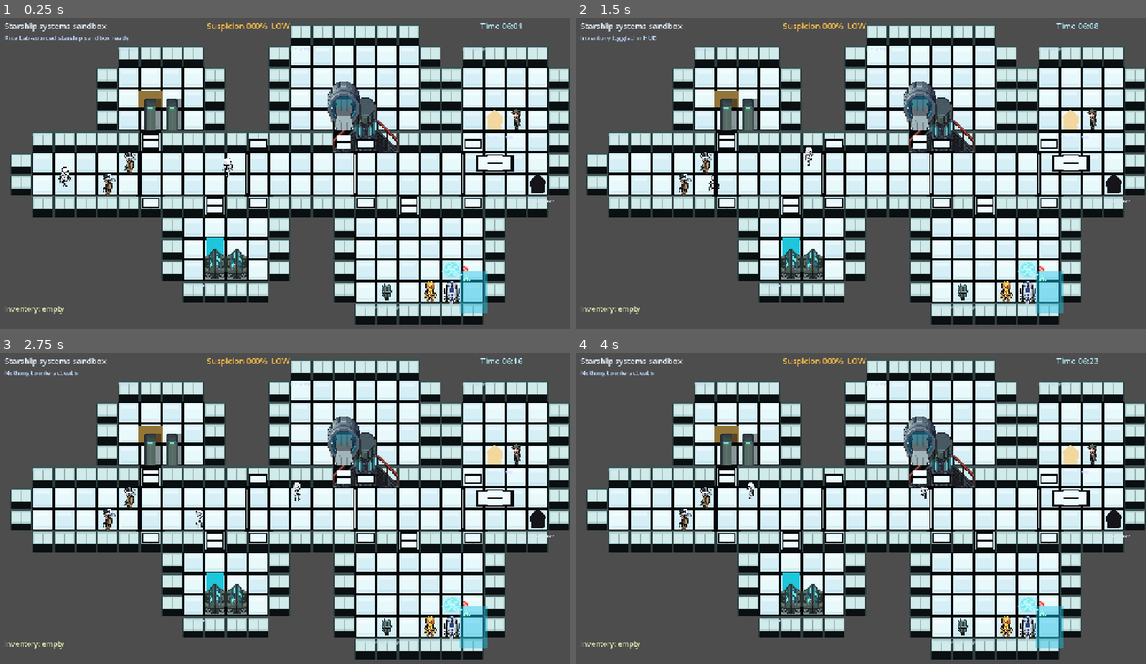
Above: before the commit, frames 1-4 (two rows, left to right).
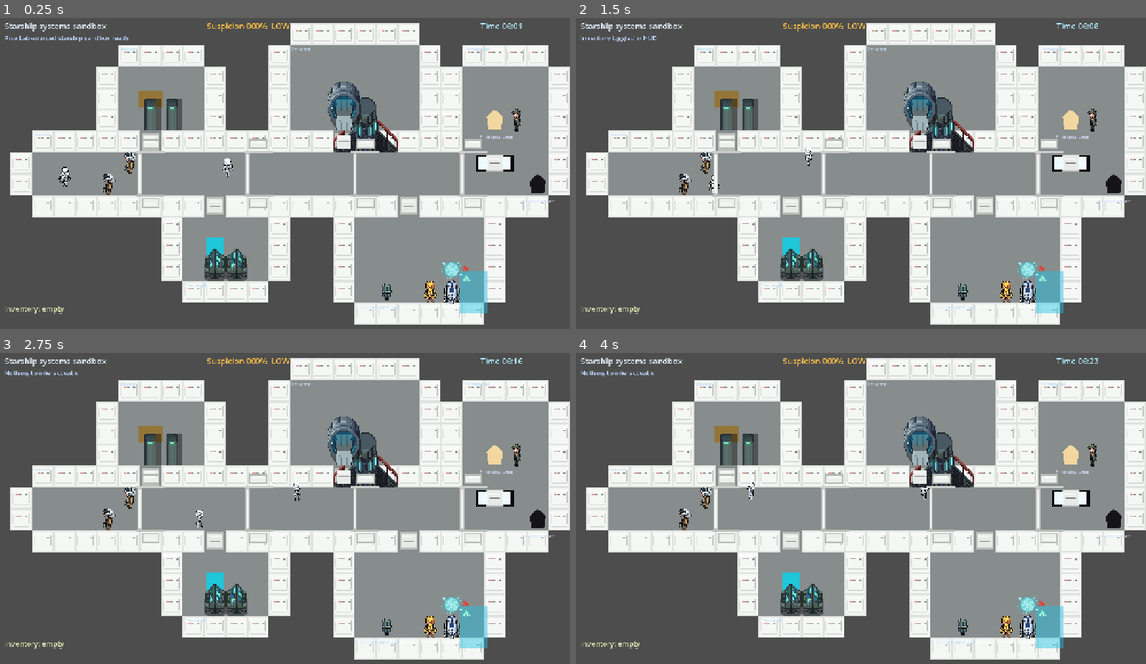
Above: after the commit, the same moments.

Repository: adamwclarke79/GalacticX
Game: Godot game, scene res://scenes/Main.tscn
The game is run twice, just before and just after one commit, with the same random seed, the same clock (stepped at 60 frames per second) and the same inputs.
Inputs:
- Up to frame 1 (0.25 s): no input
- Up to frame 2 (1.5 s): hold D (move_right) 0.53-1.28 s; hold E (interact) 0.53-1.28 s; hold S (move_down) from 1.28 s (still down); tap Tab at 1.35 s
- Up to frame 3 (2.75 s): release S (move_down) at 2.03 s; hold D (move_right) from 2.03 s (still down); hold E (interact) from 2.03 s (still down)
- Up to frame 4 (4 s): tap Enter at 2.75 s; release D (move_right) at 2.78 s; release E (interact) at 2.78 s; hold W (move_up) 2.78-3.53 s; tap Tab at 2.85 s; hold A (move_left) from 3.53 s (still down); hold E (interact) from 3.53 s (still down)

The runs differ from the first frame. In frame 1, 58% of the frame differs, in the area x 1-100%, y 1-99%; in frame 2, 58%; in frame 3, 58%; in frame 4, 58%.

Commit message:
Restyle starship corridor

Diff:
--- a/scripts/world/boarded_starship_sector.gd
+++ b/scripts/world/boarded_starship_sector.gd
@@ -91,11 +91,11 @@
 
 
 func _create_placeholder_starship_map() -> void:
-	_add_floor(Rect2(Vector2(40, 96), Vector2(1200, 520)), Color(0.10, 0.12, 0.16))
-	_add_floor(Rect2(Vector2(80, 140), Vector2(1120, 432)), Color(0.15, 0.17, 0.22))
-	_add_floor(Rect2(Vector2(90, 310), Vector2(1080, 96)), Color(0.20, 0.22, 0.28))
-	_add_floor(Rect2(Vector2(760, 166), Vector2(210, 130)), Color(0.13, 0.16, 0.21))
-	_add_floor(Rect2(Vector2(760, 420), Vector2(210, 120)), Color(0.13, 0.16, 0.21))
+	_add_floor(Rect2(Vector2(40, 96), Vector2(1200, 520)), Color(0.86, 0.87, 0.86))
+	_add_floor(Rect2(Vector2(80, 140), Vector2(1120, 432)), Color(0.94, 0.95, 0.94))
+	_add_floor(Rect2(Vector2(90, 310), Vector2(1080, 96)), Color(0.53, 0.55, 0.55))
+	_add_floor(Rect2(Vector2(760, 166), Vector2(210, 130)), Color(0.90, 0.91, 0.90))
+	_add_floor(Rect2(Vector2(760, 420), Vector2(210, 120)), Color(0.90, 0.91, 0.90))
 	_add_tileset_reference_tiles()
 
 	_add_wall(Rect2(Vector2(40, 96), Vector2(1200, 28)))
@@ -109,14 +109,14 @@
 	_add_wall(Rect2(Vector2(982, 124), Vector2(28, 190)))
 	_add_wall(Rect2(Vector2(982, 410), Vector2(28, 178)))
 
-	_add_floor(Rect2(Vector2(68, 315), Vector2(70, 86)), Color(0.40, 0.17, 0.12))
+	_add_floor(Rect2(Vector2(68, 315), Vector2(70, 86)), Color(0.72, 0.74, 0.73))
 	_add_label("Breach", Vector2(78, 284), Color(1.0, 0.52, 0.34))
 	_add_label("Droid escape bay", Vector2(1010, 528), Color(0.55, 0.90, 1.0))
 	_add_label("Leia marker", Vector2(790, 142), Color(0.95, 0.86, 0.55))
 	_add_label("Vader marker", Vector2(1035, 144), Color(0.92, 0.24, 0.22))
 
 	for cover_position in [Vector2(435, 318), Vector2(525, 392), Vector2(828, 312), Vector2(900, 392)]:
-		_add_prop(cover_position, Vector2(48, 30), Color(0.24, 0.27, 0.32))
+		_add_prop(cover_position, Vector2(48, 30), Color(0.74, 0.76, 0.75))
 
 
 func _create_interactables() -> void:
@@ -258,7 +258,7 @@
 	body.add_child(collision)
 
 	var visual := Polygon2D.new()
-	visual.color = Color(0.28, 0.30, 0.36)
+	visual.color = Color(0.94, 0.95, 0.94)
 	visual.z_index = 8
 	visual.polygon = PackedVector2Array([
 		Vector2(-rect.size.x * 0.5, -rect.size.y * 0.5),
--- a/scripts/world/starship_layout_builder.gd
+++ b/scripts/world/starship_layout_builder.gd
@@ -202,23 +202,20 @@
 
 func _add_corridor_floor_tile(layer: Node, cell: Vector2i) -> void:
 	var tile_position: Vector2 = grid_to_world(cell)
-	var inner_color: Color = Color(0.91, 0.98, 0.99) if (cell.x + cell.y) % 2 == 0 else Color(0.84, 0.94, 0.97)
-	_add_rect_visual(layer, tile_position, Vector2(grid_size, grid_size), Color(0.03, 0.04, 0.045), -13)
-	_add_rect_visual(layer, tile_position + Vector2(3.0, 3.0), Vector2(grid_size - 6.0, grid_size - 6.0), inner_color, -12)
-	_add_rect_visual(layer, tile_position + Vector2(7.0, 7.0), Vector2(grid_size - 16.0, 8.0), Color(1.0, 1.0, 1.0, 0.42), -11)
-	_add_rect_visual(layer, tile_position + Vector2(6.0, grid_size - 10.0), Vector2(grid_size - 12.0, 4.0), Color(0.61, 0.79, 0.84, 0.28), -11)
+	_add_rect_visual(layer, tile_position, Vector2(grid_size, grid_size), Color(0.53, 0.55, 0.55), -12)
 
 
 func _add_corridor_wall_panel(layer: Node, cell: Vector2i) -> void:
 	var tile_position: Vector2 = grid_to_world(cell)
-	_add_rect_visual(layer, tile_position, Vector2(grid_size, grid_size), Color(0.11, 0.16, 0.16), -5)
-	_add_rect_visual(layer, tile_position + Vector2(0.0, 4.0), Vector2(grid_size, 28.0), Color(0.70, 0.82, 0.82), -4)
-	_add_rect_visual(layer, tile_position + Vector2(4.0, 7.0), Vector2(grid_size - 8.0, 22.0), Color(0.82, 0.92, 0.92), -3)
-	_add_rect_visual(layer, tile_position + Vector2(0.0, 32.0), Vector2(grid_size, 16.0), Color(0.04, 0.06, 0.07), -2)
-	_add_rect_visual(layer, tile_position + Vector2(0.0, 0.0), Vector2(grid_size, 4.0), Color(0.25, 0.32, 0.32), -1)
-	_add_rect_visual(layer, tile_position + Vector2(0.0, 4.0), Vector2(2.0, 44.0), Color(0.18, 0.24, 0.24), -1)
-	_add_rect_visual(layer, tile_position + Vector2(grid_size - 2.0, 4.0), Vector2(2.0, 44.0), Color(0.18, 0.24, 0.24), -1)
-	_add_rect_visual(layer, tile_position + Vector2(grid_size * 0.5 - 1.0, 7.0), Vector2(2.0, 25.0), Color(0.46, 0.56, 0.56, 0.65), -1)
+	_add_rect_visual(layer, tile_position, Vector2(grid_size, grid_size), Color(0.88, 0.89, 0.88), -5)
+	_add_rect_visual(layer, tile_position + Vector2(2.0, 2.0), Vector2(grid_size - 4.0, grid_size - 4.0), Color(0.96, 0.97, 0.96), -4)
+	_add_rect_visual(layer, tile_position + Vector2(6.0, 7.0), Vector2(grid_size - 12.0, 3.0), Color(1.0, 1.0, 1.0, 0.50), -3)
+	_add_rect_visual(layer, tile_position + Vector2(6.0, grid_size - 10.0), Vector2(grid_size - 12.0, 2.0), Color(0.62, 0.64, 0.64, 0.35), -3)
+	_add_rect_visual(layer, tile_position + Vector2(4.0, 14.0), Vector2(2.0, 20.0), Color(0.58, 0.60, 0.60, 0.25), -2)
+	_add_rect_visual(layer, tile_position + Vector2(grid_size - 8.0, 10.0), Vector2(2.0, 24.0), Color(0.38, 0.40, 0.40, 0.35), -2)
+	_add_rect_visual(layer, tile_position + Vector2(grid_size - 15.0, 15.0), Vector2(5.0, 3.0), Color(0.12, 0.13, 0.13, 0.50), -1)
+	_add_rect_visual(layer, tile_position + Vector2(11.0, 15.0), Vector2(7.0, 2.0), Color(0.74, 0.10, 0.10, 0.45), -1)
+	_add_rect_visual(layer, tile_position + Vector2(19.0, 15.0), Vector2(6.0, 2.0), Color(0.12, 0.13, 0.13, 0.45), -1)
 
 
 func _add_open_bulkhead(layer: Node, top_cell: Vector2i, corridor_height: int) -> void:
@@ -227,11 +224,11 @@
 	var top_wall_position: Vector2 = grid_to_world(Vector2i(top_cell.x, top_cell.y - 1))
 	var bottom_wall_position: Vector2 = grid_to_world(Vector2i(top_cell.x, top_cell.y + corridor_height))
 
-	_add_rect_visual(layer, portal_top_left + Vector2(-4.0, 0.0), Vector2(8.0, portal_height), Color(0.02, 0.025, 0.03), 3)
-	_add_rect_visual(layer, portal_top_left + Vector2(-1.0, 4.0), Vector2(2.0, portal_height - 8.0), Color(0.96, 1.0, 1.0), 4)
-	_add_rect_visual(layer, portal_top_left + Vector2(3.0, 0.0), Vector2(3.0, portal_height), Color(0.02, 0.025, 0.03), 4)
-	_add_rect_visual(layer, portal_top_left + Vector2(-8.0, -3.0), Vector2(grid_size + 16.0, 6.0), Color(0.02, 0.025, 0.03), 4)
-	_add_rect_visual(layer, portal_top_left + Vector2(-8.0, portal_height - 3.0), Vector2(grid_size + 16.0, 6.0), Color(0.02, 0.025, 0.03), 4)
+	_add_rect_visual(layer, portal_top_left + Vector2(-5.0, 0.0), Vector2(10.0, portal_height), Color(0.77, 0.78, 0.77), 3)
+	_add_rect_visual(layer, portal_top_left + Vector2(-2.0, 5.0), Vector2(4.0, portal_height - 10.0), Color(0.95, 0.96, 0.95), 4)
+	_add_rect_visual(layer, portal_top_left + Vector2(4.0, 0.0), Vector2(2.0, portal_height), Color(0.56, 0.58, 0.58, 0.55), 4)
+	_add_rect_visual(layer, portal_top_left + Vector2(-8.0, -3.0), Vector2(grid_size + 16.0, 6.0), Color(0.80, 0.81, 0.80), 4)
+	_add_rect_visual(layer, portal_top_left + Vector2(-8.0, portal_height - 3.0), Vector2(grid_size + 16.0, 6.0), Color(0.72, 0.74, 0.73), 4)
 
 	_add_retracted_blast_panel(layer, top_wall_position + Vector2(4.0, 18.0), false)
 	_add_retracted_blast_panel(layer, bottom_wall_position + Vector2(4.0, 6.0), true)
@@ -239,17 +236,17 @@
 
 func _add_side_room_blast_door(layer: Node, cell: Vector2i) -> void:
 	var tile_position: Vector2 = grid_to_world(cell)
-	_add_rect_visual(layer, tile_position + Vector2(4.0, 4.0), Vector2(grid_size - 8.0, grid_size - 8.0), Color(0.02, 0.025, 0.03), 1)
-	_add_rect_visual(layer, tile_position + Vector2(8.0, 8.0), Vector2(grid_size - 16.0, grid_size - 16.0), Color(0.93, 0.99, 1.0), 2)
-	_add_rect_visual(layer, tile_position + Vector2(11.0, 11.0), Vector2(grid_size - 22.0, 6.0), Color(1.0, 1.0, 1.0, 0.55), 3)
-	_add_rect_visual(layer, tile_position + Vector2(8.0, grid_size * 0.5 - 2.0), Vector2(grid_size - 16.0, 4.0), Color(0.02, 0.025, 0.03), 3)
+	_add_rect_visual(layer, tile_position + Vector2(4.0, 4.0), Vector2(grid_size - 8.0, grid_size - 8.0), Color(0.73, 0.75, 0.74), 1)
+	_add_rect_visual(layer, tile_position + Vector2(8.0, 8.0), Vector2(grid_size - 16.0, grid_size - 16.0), Color(0.91, 0.92, 0.91), 2)
+	_add_rect_visual(layer, tile_position + Vector2(11.0, 11.0), Vector2(grid_size - 22.0, 6.0), Color(1.0, 1.0, 1.0, 0.45), 3)
+	_add_rect_visual(layer, tile_position + Vector2(12.0, grid_size * 0.5 - 1.0), Vector2(grid_size - 24.0, 2.0), Color(0.50, 0.52, 0.52), 3)
 
 
 func _add_retracted_blast_panel(layer: Node, top_left: Vector2, flipped: bool) -> void:
-	_add_rect_visual(layer, top_left, Vector2(grid_size - 8.0, 22.0), Color(0.02, 0.025, 0.03), 5)
-	_add_rect_visual(layer, top_left + Vector2(3.0, 3.0), Vector2(grid_size - 14.0, 16.0), Color(0.91, 0.98, 1.0), 6)
+	_add_rect_visual(layer, top_left, Vector2(grid_size - 8.0, 22.0), Color(0.71, 0.73, 0.72), 5)
+	_add_rect_visual(layer, top_left + Vector2(3.0, 3.0), Vector2(grid_size - 14.0, 16.0), Color(0.93, 0.94, 0.93), 6)
 	var shine_y: float = 5.0 if not flipped else 13.0
-	_add_rect_visual(layer, top_left + Vector2(7.0, shine_y), Vector2(grid_size - 22.0, 4.0), Color(1.0, 1.0, 1.0, 0.58), 7)
+	_add_rect_visual(layer, top_left + Vector2(7.0, shine_y), Vector2(grid_size - 22.0, 3.0), Color(1.0, 1.0, 1.0, 0.52), 7)
 
 
 func _add_rect_visual(layer: Node, top_left: Vector2, size: Vector2, color: Color, z_index: int) -> Polygon2D:
@@ -392,9 +389,9 @@
 
 func _fallback_color(region_id: String) -> Color:
 	if region_id.begins_with("wall"):
-		return Color(0.25, 0.27, 0.32)
+		return Color(0.92, 0.93, 0.92)
 	if region_id.begins_with("door"):
-		return Color(0.62, 0.16, 0.18)
+		return Color(0.72, 0.74, 0.73)
 	if region_id.begins_with("floor"):
-		return Color(0.12, 0.15, 0.20)
+		return Color(0.52, 0.54, 0.54)
 	return Color(0.20, 0.45, 0.52)
